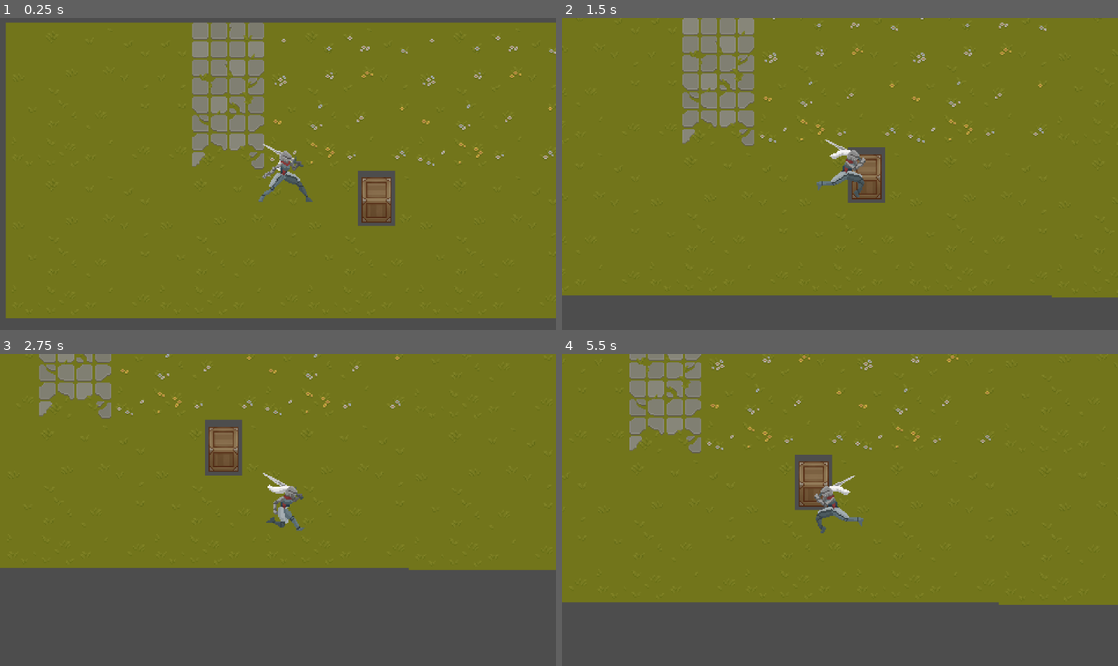
Above: before the commit, frames 1-4 (two rows, left to right).
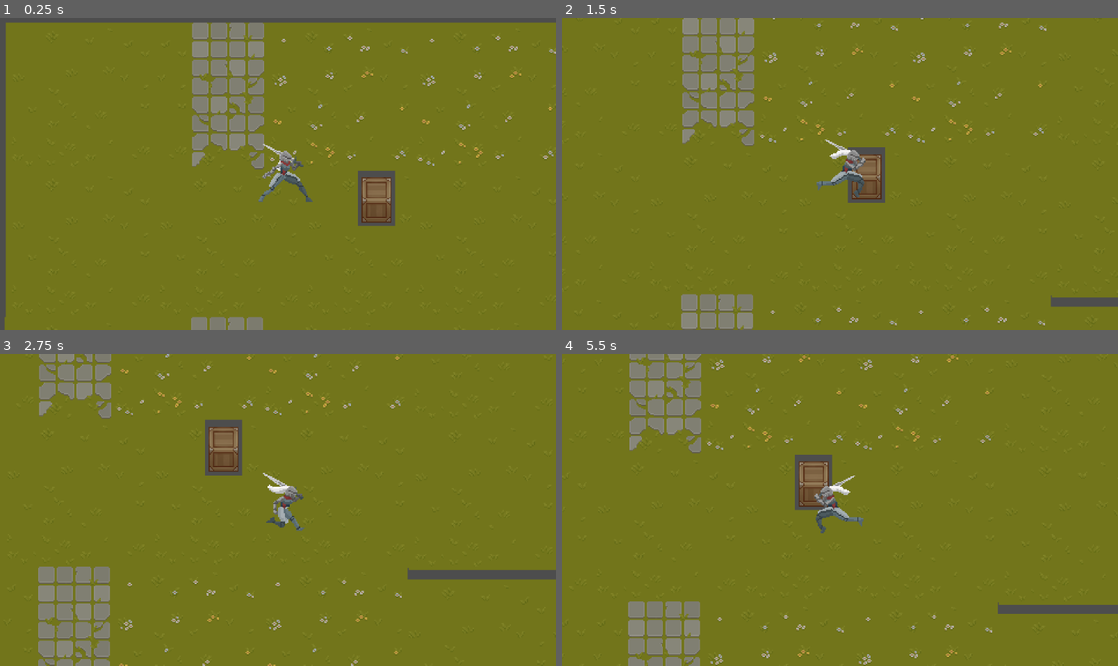
Above: after the commit, the same moments.

Repository: Nikerlas/TesGodot
Game: Godot game, scene res://scene/main.tscn
The game is run twice, just before and just after one commit, with the same random seed, the same clock (stepped at 60 frames per second) and the same inputs. This scene is started directly instead of the project's main scene.
Inputs:
- Up to frame 1 (0.25 s): no input
- Up to frame 2 (1.5 s): hold D (move_right) 0.53-1.28 s; hold S (move_down) from 1.28 s (still down)
- Up to frame 3 (2.75 s): release S (move_down) at 2.03 s; hold D (move_right) from 2.03 s (still down)
- Up to frame 4 (5.5 s): release D (move_right) at 2.78 s; hold W (move_up) 2.78-3.53 s; hold A (move_left) 3.53-5.03 s; hold S (move_down) from 5.03 s (still down)

The runs differ from the first frame. In frame 1, 3.8% of the frame differs, in the area x 0-100%, y 95-100%; in frame 2, 11%; in frame 3, 30%, in the area x 0-100%, y 68-100%; in frame 4, 20%.

Commit message:
update main

Diff:
--- a/scene/main.tscn
+++ b/scene/main.tscn
@@ -5,10 +5,16 @@
 
 [node name="Main" type="Node2D" unique_id=322804281]
 
+[node name="Dunia2" parent="." unique_id=1713744908 instance=ExtResource("1_v0l8b")]
+position = Vector2(480, 2)
+
 [node name="Dunia" parent="." unique_id=1665804404 instance=ExtResource("1_v0l8b")]
 
 [node name="Character" parent="." unique_id=2068984578 instance=ExtResource("2_wp4xf")]
 position = Vector2(235, 131)
 
-[node name="Dunia2" parent="." unique_id=1713744908 instance=ExtResource("1_v0l8b")]
-position = Vector2(480, 2)
+[node name="Dunia3" parent="." unique_id=447239518 instance=ExtResource("1_v0l8b")]
+position = Vector2(-1, 255)
+
+[node name="Dunia4" parent="." unique_id=1768797374 instance=ExtResource("1_v0l8b")]
+position = Vector2(474, 266)
